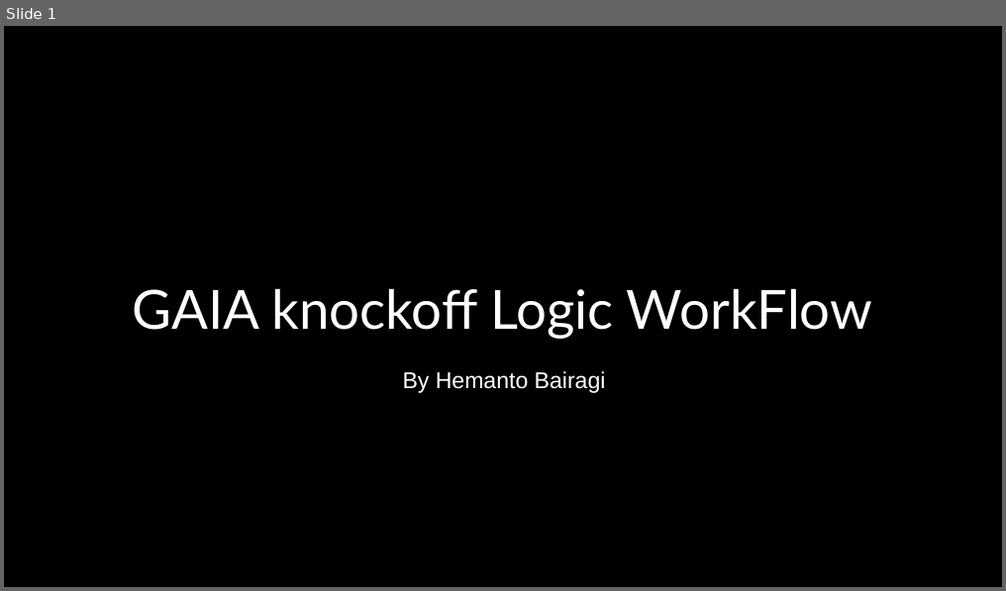
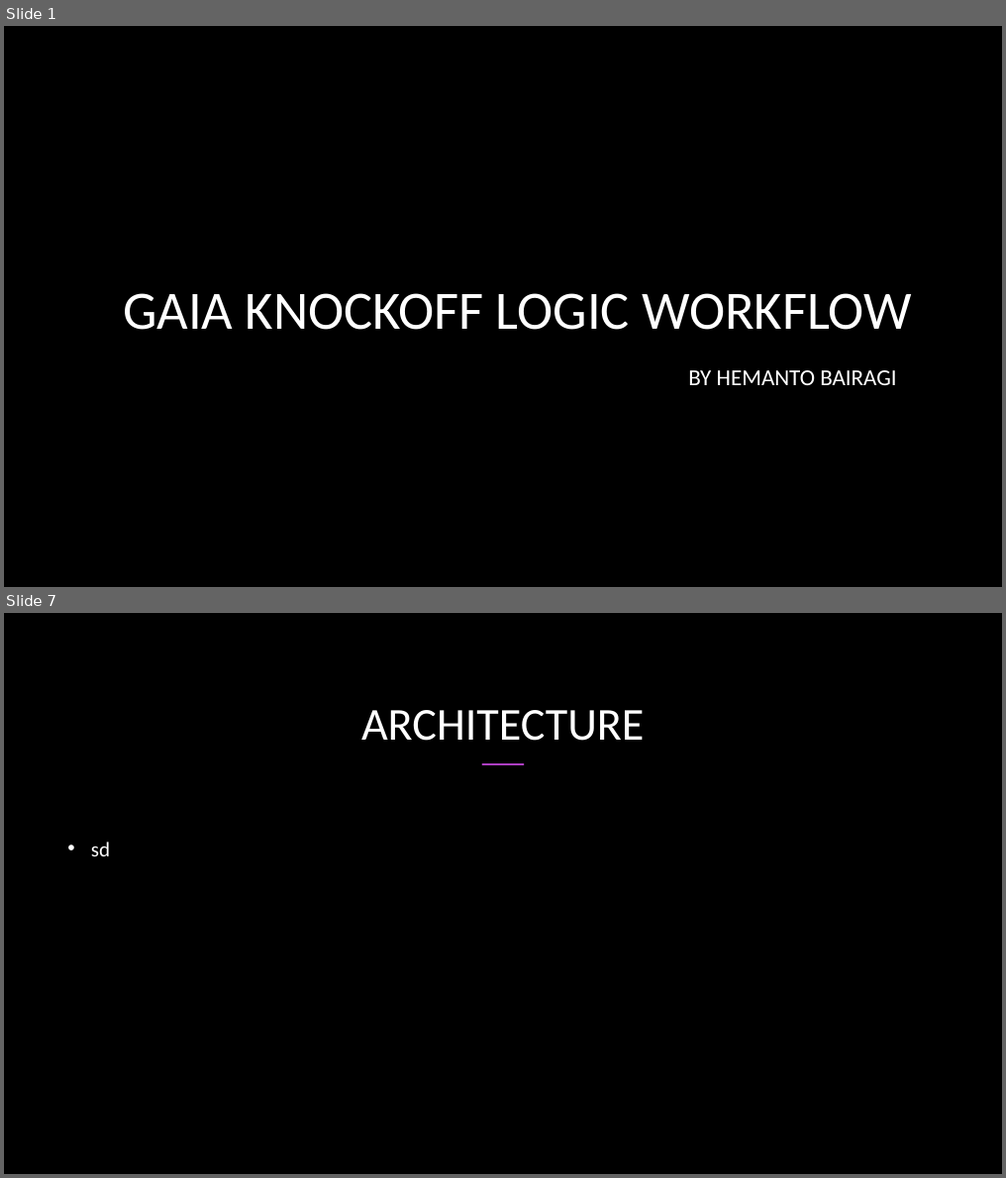
Before and after one commit to Orko24/PLTR_GAIA_4, a slide deck: Workflow/GAIA knockoff Logic WorkFlow.pptx. Shown one above the other, each under a label of ours: slide 1 before the commit, slides 1 and 7 after it; the slides between them are not shown. The pictures are 1006x591 and 1006x1178 pixels, drawn with LibreOffice and Linux fonts; fonts in the diff are those of the drawing; background and template pictures are left out; a plain dark background stands for a picture behind light text. Boxes give left, top, right and bottom in pixels: in the first picture for what was removed or moved away, otherwise in the second. Text is boxed around its words. In the diff, an @@ line names an element or a change of style, - is before the commit and + after.

Commit message:
logic update

```diff
--- a/Workflow/GAIA knockoff Logic WorkFlow.pptx
+++ b/Workflow/GAIA knockoff Logic WorkFlow.pptx
@@ slide 7 added at bbox=[4, 613, 1002, 1174], background picture (left out) @@
@@ title added at bbox=[361, 710, 644, 741], 44 pt, text #FFFFFF @@
+ARCHITECTURE
@@ line added from (482, 764) to (524, 764), #AC3EC1 1.5 pt @@
@@ text added at bbox=[91, 842, 110, 857], 20 pt, text #FFFFFF @@
+• sd
@@ slide 1 changed as well @@
@@ rectangle removed at bbox=[4, 26, 1002, 587] @@
@@ title at bbox=[123, 293, 912, 330]: text changed; font Lato to Calibri @@
-GAIA knockoff Logic WorkFlow
+GAIA KNOCKOFF LOGIC WORKFLOW
@@ subtitle at bbox=[688, 371, 896, 385]: text changed; font Arial to Calibri @@
-By Hemanto Bairagi
+BY HEMANTO BAIRAGI
```
Also in this commit, not shown: 1 other slide changed, 5 other slides added, 3 other files.
